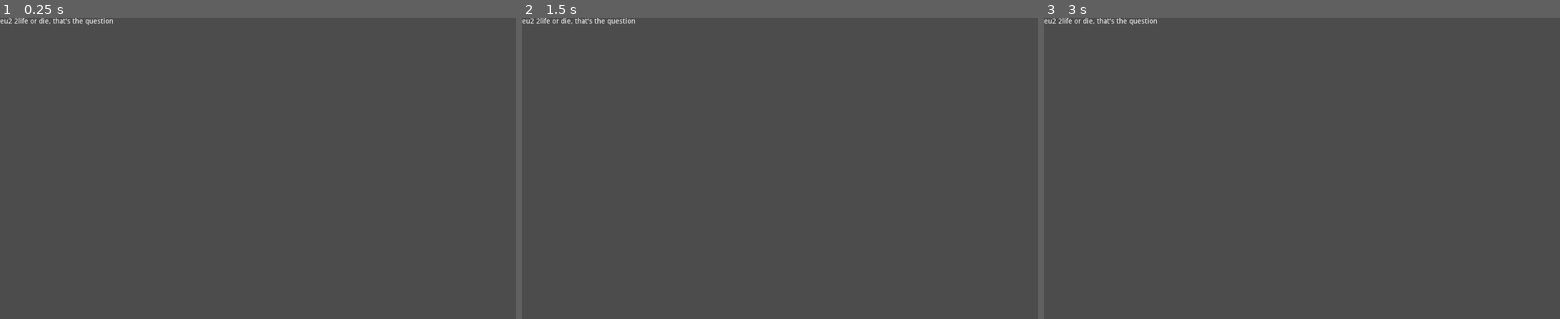
Above: before the commit, frames 1-3 (left to right).
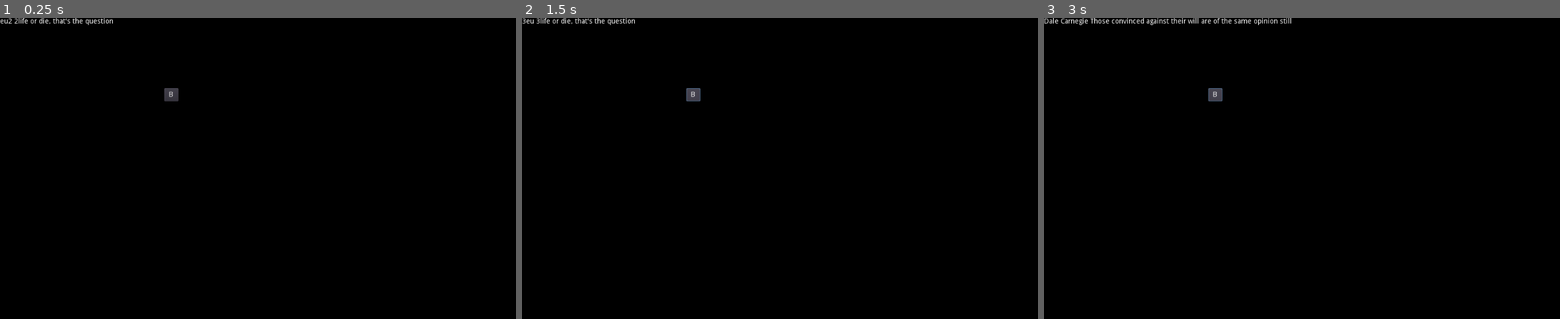
Above: after the commit, the same moments.

Repository: FrederickKDP/EveryDayQuote
Game: Godot game, scene res://Main.tscn
Two runs of this game, one before a commit and one after it. Both use one fixed random seed, a clock stepped at 60 frames per second and the inputs below.
Inputs (mouse positions are in pixels of both pictures, inside the frame that each line leads up to):
- Up to frame 1 (0.25 s): no input
- Up to frame 2 (1.5 s): click (692, 96) at 0.5 s, where only the run after the commit has a clickable "B"; click (692, 96) at 1.25 s, where only the run after the commit has a clickable "B"
- Up to frame 3 (3 s): click (1214, 96) at 2 s, where only the run after the commit has a clickable "B"; tap Enter at 2.75 s

The runs differ from the first frame. In frame 1, 100% of the frame differs, in the area x 0-100%, y 0-100%; in frame 2, 100%; in frame 3, 100%.

Commit message:
Advance quotes over time

Diff:
--- a/JsonReader.gd
+++ b/JsonReader.gd
@@ -1,28 +1,37 @@
 extends Node
-
-
-# Declare member variables here. Examples:
-# var a = 2
-# var b = "text"
 
 signal file_read(quote)
 
+var quotes_col : JSONParseResult
+var current_quote : int = 0
+var max_quotes : int = 0
+
 # Called when the node enters the scene tree for the first time.
 func _ready():
+	get_tree().get_root().set_transparent_background(true)
 	randomize()
 	var file = File.new()
 	file.open("res://Quotes.txt", File.READ)
 	var content = file.get_as_text()
-	var json_read : JSONParseResult = JSON.parse(content)
-	var entities_size : int = json_read.result.size()
-	var entity = json_read.result[randi()%entities_size]
-	var txt = (entity["author"]+" "+entity["quote"])
-	print(entity["tags"])
-	emit_signal("file_read", txt)
+	quotes_col  = JSON.parse(content)
+	max_quotes = quotes_col.result.size()
+	current_quote = randi()%max_quotes
+	var entity = quotes_col.result[current_quote]
+	show_quote(entity["quote"], entity["author"])
 	file.close()
 	#return content
 
+func next_quote():
+	current_quote+=1
+	if(current_quote>=max_quotes):
+		current_quote=0
+	var entity = quotes_col.result[current_quote]
+	show_quote(entity["quote"], entity["author"])
 
-# Called every frame. 'delta' is the elapsed time since the previous frame.
-#func _process(delta):
-#	pass
+func show_quote(quote : String, author:String):
+	var txt = author+" "+quote
+	emit_signal("file_read", txt)
+
+
+func _on_Timer_timeout():
+	next_quote()
--- a/Main.tscn
+++ b/Main.tscn
@@ -1,7 +1,8 @@
-[gd_scene load_steps=3 format=2]
+[gd_scene load_steps=4 format=2]
 
 [ext_resource path="res://JsonReader.gd" type="Script" id=1]
 [ext_resource path="res://UpdateLabel.gd" type="Script" id=2]
+[ext_resource path="res://MakeBorderless.gd" type="Script" id=3]
 
 [node name="Node2D" type="Node2D"]
 
@@ -17,4 +18,20 @@
 "_edit_use_anchors_": false
 }
 
+[node name="Button" type="Button" parent="."]
+margin_left = 326.0
+margin_top = 140.0
+margin_right = 354.0
+margin_bottom = 166.0
+text = "B"
+script = ExtResource( 3 )
+__meta__ = {
+"_edit_use_anchors_": false
+}
+
+[node name="Timer" type="Timer" parent="."]
+autostart = true
+
 [connection signal="file_read" from="Node" to="Label" method="_on_Node_file_read"]
+[connection signal="button_down" from="Button" to="Button" method="_on_Button_button_down"]
+[connection signal="timeout" from="Timer" to="Node" method="_on_Timer_timeout"]
--- /dev/null
+++ b/MakeBorderless.gd
@@ -0,0 +1,6 @@
+extends Button
+
+
+
+func _on_Button_button_down():
+	OS.window_borderless = !OS.window_borderless
--- a/project.godot
+++ b/project.godot
@@ -14,6 +14,11 @@
 run/main_scene="res://Main.tscn"
 config/icon="res://icon.png"
 
+[display]
+
+window/per_pixel_transparency/allowed=true
+window/per_pixel_transparency/enabled=true
+
 [physics]
 
 common/enable_pause_aware_picking=true
